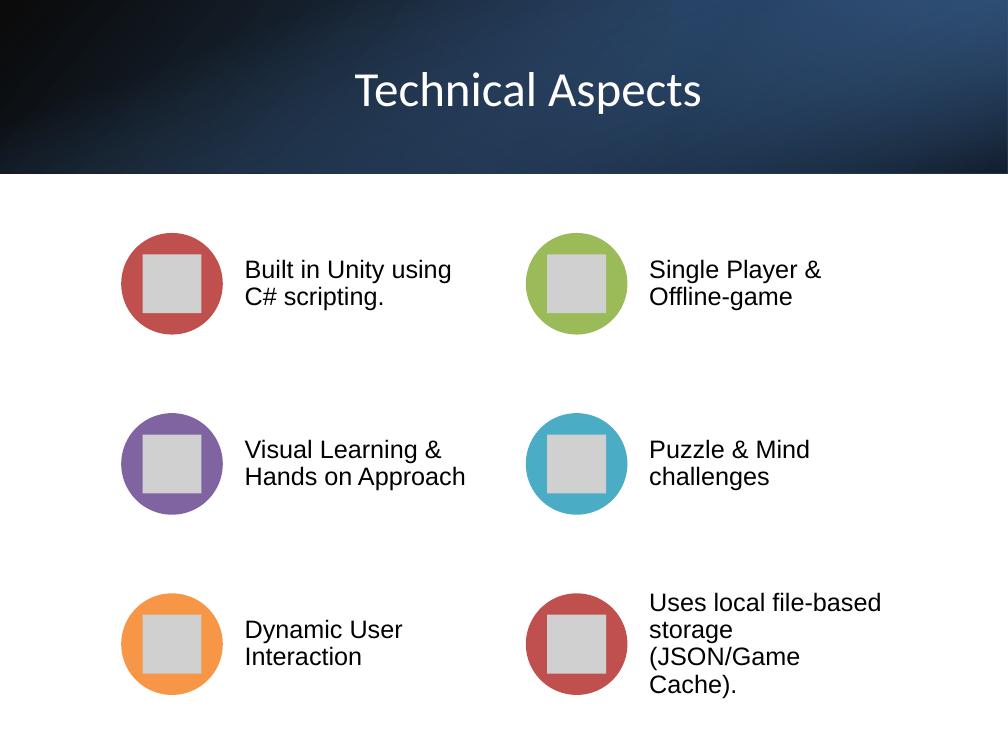
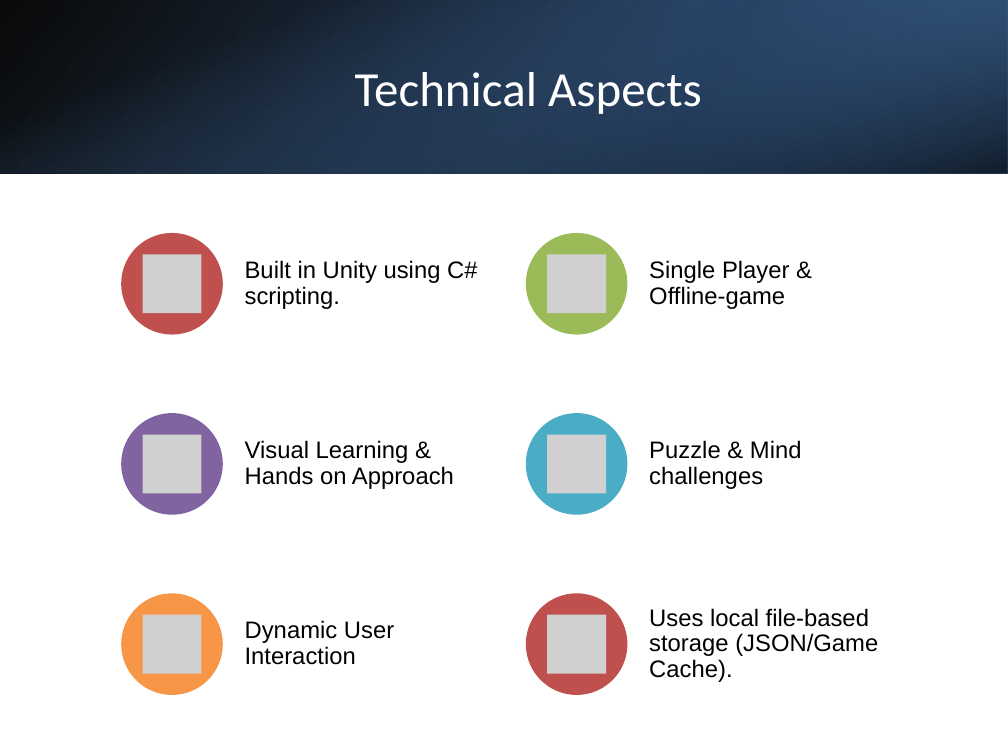
Before and after one commit to Firas-amaria/FinalProject-CryptoGame, a slide deck: slide 17 of Capstone Project Phase A-25-1-D-8.pptx. Drawn at 1008x756 pixels with LibreOffice and Linux fonts; fonts in the diff are those of the drawing; grey boxes stand for pictures. Boxes give left, top, right and bottom in pixels: in the first picture for what was removed or moved away, otherwise in the second. Text is boxed around its words. In the diff, an @@ line names an element or a change of style, - is before the commit and + after.

```diff
--- a/Capstone Project Phase A-25-1-D-8.pptx
+++ b/Capstone Project Phase A-25-1-D-8.pptx
@@ size 18 to 17 pt in 6 elements at [245,260,477,309], [649,260,789,309], [245,440,454,489], [649,440,802,489], [245,620,394,665], [649,608,878,682] @@
```
Also in this commit, not shown: 7 other slides changed, 4 slides removed.
